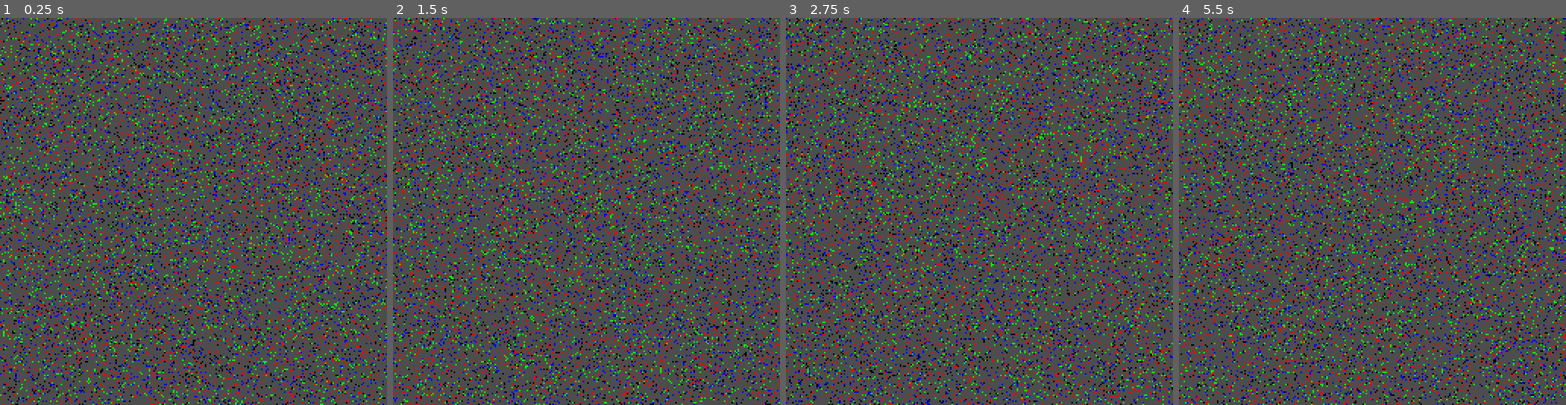
Above: before the commit, frames 1-4 (left to right).
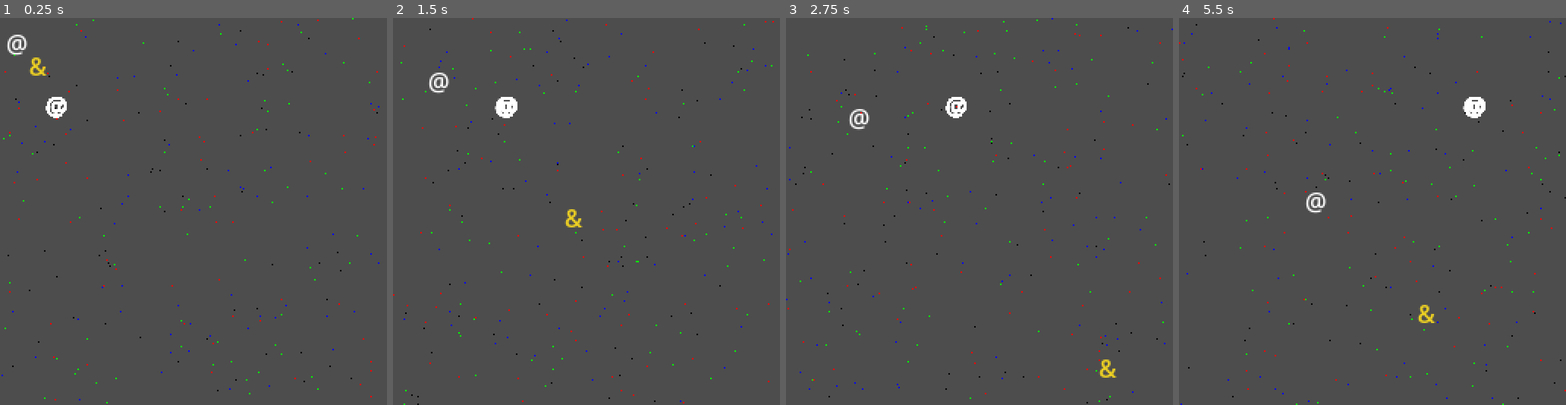
Above: after the commit, the same moments.

Repository: langel/ipsylial
Game: Godot game, scene res://node_2d_rng_test.tscn
Same seed, same stepped clock (60 frames per second), same inputs: the game is played once before the commit and once after it.
Inputs:
- Up to frame 1 (0.25 s): no input
- Up to frame 2 (1.5 s): no input
- Up to frame 3 (2.75 s): no input
- Up to frame 4 (5.5 s): no input

The runs differ from the first frame. In frame 1, 18% of the frame differs, in the area x 0-100%, y 0-100%; in frame 2, 17%; in frame 3, 18%; in frame 4, 18%.

Commit message:
fooling around with char renderings

Diff:
--- a/node_2d_rng_test.gd
+++ b/node_2d_rng_test.gd
@@ -4,14 +4,20 @@
 
 const seedval: int = 0x1ee71337
 var pos: int = 0x13371ee7
-var temp: int = 0;
+var temp: int = 0
+
+var dynamic_label: Label = Label.new()
+
 
 # Called when the node enters the scene tree for the first time.
 func _ready() -> void:
-	pass
+	$"label test".text = "@"
+	dynamic_label.text = "&"
+	dynamic_label.add_theme_color_override("font_color", Color("eed122"))
+	add_child(dynamic_label)
 
 func _draw():
-	for n in 3024:
+	for n in 64:
 		pos += 1
 		temp = rng.rng(pos, seedval)
 		draw_line(Vector2(temp & 255, (temp >> 8) & 255), Vector2((temp & 255) + 1, (temp >> 8) & 255), Color.BLACK, 1.0)
@@ -20,7 +26,19 @@
 		temp = rng.rng(pos, seedval)
 		draw_line(Vector2(temp & 255, (temp >> 8) & 255), Vector2((temp & 255) + 1, (temp >> 8) & 255), Color.GREEN, 1.0)
 		draw_line(Vector2(((temp >> 16) & 255), (temp >> 24) & 255), Vector2(((temp >> 16) & 255) + 1, (temp >> 24) & 255), Color.BLUE, 1.0)
+		draw_string(ThemeDB.fallback_font,
+			Vector2((pos >> 8) % 256 - 8, 64),
+			"@", HORIZONTAL_ALIGNMENT_CENTER, -1, 16, Color(0xee, 0xd1, 0x21))
 
 # Called every frame. 'delta' is the elapsed time since the previous frame.
 func _process(delta: float) -> void:
+	$"label test".position.x += 0.25
+	if ($"label test".position.x >= 256): $"label test".position.x -= 256
+	$"label test".position.y += 0.33
+	if ($"label test".position.y >= 256): $"label test".position.y -= 256
+	dynamic_label.position.x += 1.25
+	if (dynamic_label.position.x >= 256): dynamic_label.position.x -= 256
+	dynamic_label.position.y += 1.33
+	if (dynamic_label.position.y >= 256): dynamic_label.position.y -= 256
 	queue_redraw()
+	pass
--- a/node_2d_rng_test.tscn
+++ b/node_2d_rng_test.tscn
@@ -4,3 +4,7 @@
 
 [node name="Node2D rng test" type="Node2D"]
 script = ExtResource("1_shox3")
+
+[node name="label test" type="Label" parent="."]
+offset_right = 40.0
+offset_bottom = 23.0
Not shown, added: export_presets.cfg
Not shown, added: exports/ipsylial_export_000.exe
